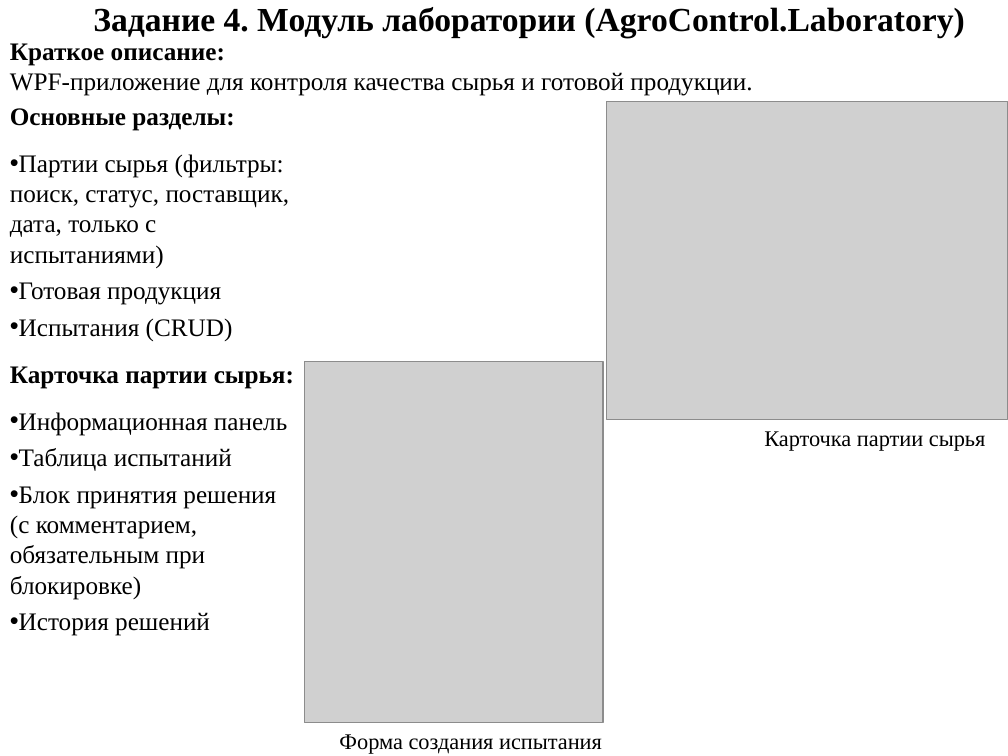
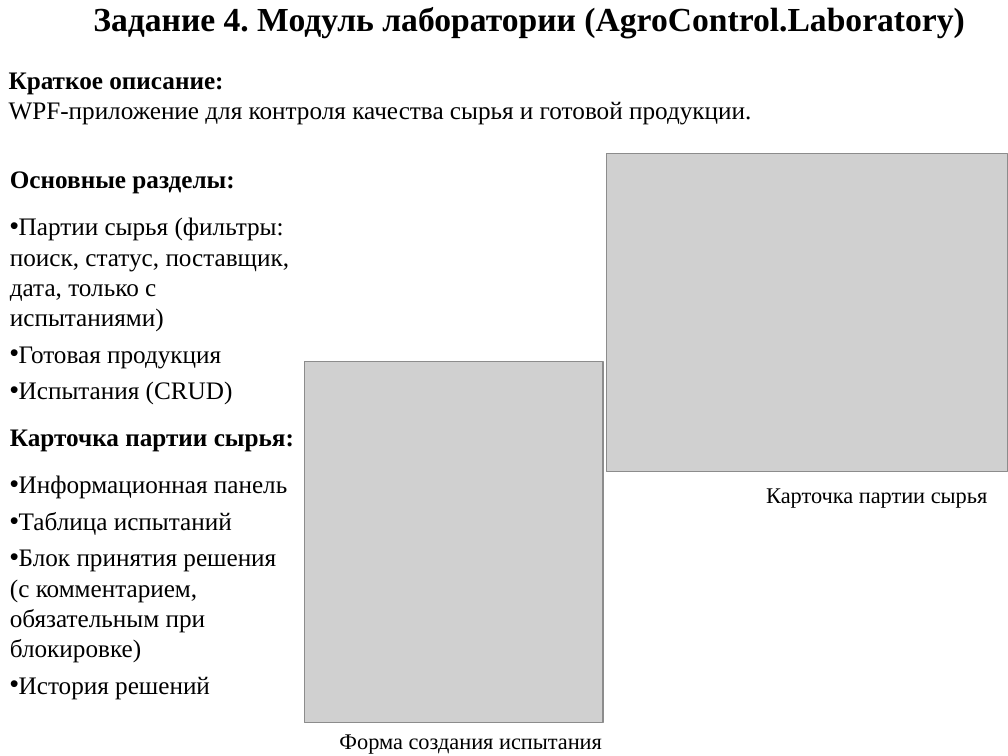
Before and after one commit to qwinge1/Praktika3, a slide deck: slide 9 of Сессия 7/Otchet_po_uchebnoi_praktike.pptx. Drawn at 1008x756 pixels with LibreOffice and Linux fonts; fonts in the diff are those of the drawing; grey boxes stand for pictures. Boxes give left, top, right and bottom in pixels: in the first picture for what was removed or moved away, otherwise in the second. Text is boxed around its words. In the diff, an @@ line names an element or a change of style, - is before the commit and + after.

```diff
--- a/Сессия 7/Otchet_po_uchebnoi_praktike.pptx
+++ b/Сессия 7/Otchet_po_uchebnoi_praktike.pptx
@@ text "Краткое описание: WPF-приложение для контроля ...": place and size @@
-text "Краткое описание: WPF-приложение для контроля ..." at bbox=[10, 43, 752, 96]
+text "Краткое описание: WPF-приложение для контроля ..." at bbox=[9, 72, 751, 125]
@@ text "Основные разделы:": place and size @@
-text "Основные разделы:" at bbox=[10, 108, 294, 636]
+text "Основные разделы:" at bbox=[10, 171, 294, 700]
@@ picture: place and size @@
-picture at bbox=[607, 101, 1008, 419]
+picture at bbox=[606, 153, 1007, 472]
@@ text "Карточка партии сырья": place and size @@
-text "Карточка партии сырья" at bbox=[764, 431, 985, 451]
+text "Карточка партии сырья" at bbox=[766, 488, 987, 508]
```
Also in this commit, not shown: 4 other slides changed, 1 other file.
